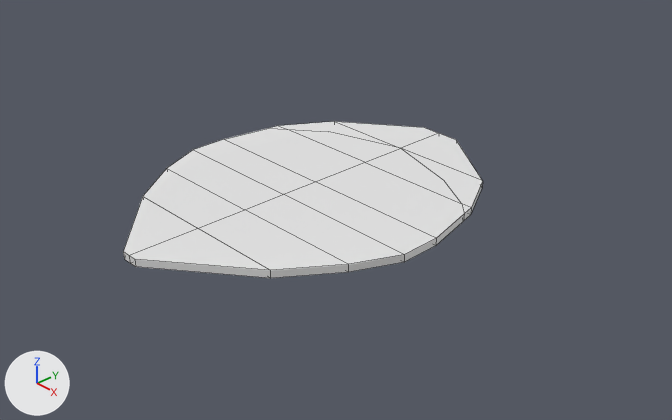
What one commit did to the Blender file Assets/Scenes/Warren/sea turtle.blend.
Before and after are seen from a camera (50 mm lens) standing at (9.02, -8.35, 5.81) and looking at (0.25, -0.28, -0.42). Arrows for +X, +Y and +Z are at lower left; the lights stay in place. The older version comes first. Mesh edges are drawn as thin lines.
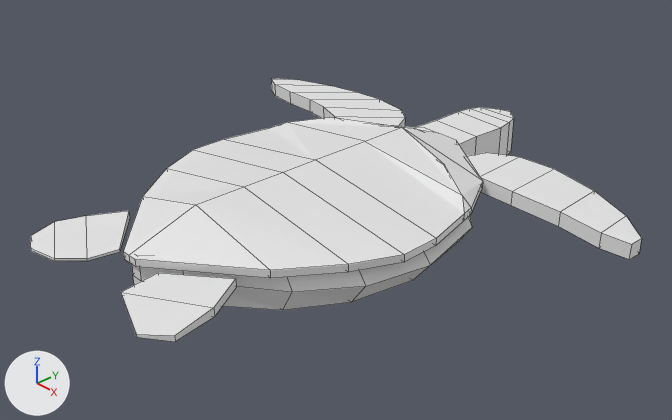
The newer file is also turned or shifted as a whole; pictures and numbers use the older file's frame.

Patch to the scene script:
```diff
--- a/Assets/Scenes/Warren/sea turtle.blend.py
+++ b/Assets/Scenes/Warren/sea turtle.blend.py
@@ me_plane @@
 # used by ob_plane; location = (-0.11, 1.16, 0.0)
 # before: 34 (0.11, -3.65, 0.0) at pixel (197, 228), 35 (0.11, -2.88, 0.0) at pixel (244, 209), 36 (0.11, -2.21, 0.0) at pixel (283, 194), 37 (0.11, -1.62, 0.0) at pixel (315, 181), 38 (0.11, -0.64, 0.0) at pixel (364, 162)
 # before: 39 (0.11, 0.14, 0.0) at pixel (400, 148), 46 (0.12, 0.14, -0.11), 49 (0.12, -3.65, -0.11), 50 (0.12, -2.88, -0.11), 51 (0.12, -2.21, -0.11)
 # before: 52 (0.12, -1.62, -0.11), 53 (0.12, -0.64, -0.11), 59 (1.3, -0.22, -0.11)
-me_plane.from_pydata(...)  # 60 vertices, 56 faces; spans x -2.02..2.39, y -4.68..1.01, z -0.11..0.0
-me_plane.vertices[41].co = (-1.65, -0.67, 0.0)  # pixel (286, 129)
-me_plane.vertices[42].co = (1.97, -0.6, 0.0)  # pixel (461, 203)
-me_plane.vertices[44].co = (1.31, -0.22, 0.0)  # pixel (443, 180)
-me_plane.vertices[45].co = (-1.11, -0.24, 0.0)  # pixel (328, 131)
-me_plane.vertices[47].co = (0.12, -4.67, -0.11)  # pixel (130, 263)
-me_plane.vertices[48].co = (0.12, 1.01, -0.11)
-me_plane.vertices[54].co = (-1.65, -0.67, -0.11)
-me_plane.vertices[56].co = (-1.12, -0.25, -0.11)
-me_plane.vertices[58].co = (1.99, -0.6, -0.11)
+me_plane.from_pydata(...)  # 60 vertices, 56 faces; spans x -2.02..2.39, y -4.68..1.01, z -0.11..0.34
+# me_plane part 1
+for i in [*range(34, 40), 46, *range(49, 54), 59]: me_plane.vertices[i].co += Vector((0.0, 0.0, 0.34))
+me_plane.vertices[41].co = (-1.65, -0.67, 0.12)  # pixel (286, 122)
+me_plane.vertices[42].co = (1.97, -0.6, 0.13)  # pixel (462, 195)
+me_plane.vertices[44].co = (1.31, -0.22, 0.24)  # pixel (444, 164)
+me_plane.vertices[45].co = (-1.1, -0.24, 0.25)  # pixel (329, 117)
+me_plane.vertices[47].co = (0.11, -4.67, -0.11)  # pixel (129, 262)
+me_plane.vertices[48].co = (0.11, 1.01, -0.11)
+me_plane.vertices[54].co = (-1.65, -0.67, 0.05)
+me_plane.vertices[56].co = (-1.12, -0.25, 0.17)
+me_plane.vertices[58].co = (1.99, -0.6, 0.06)
@@ me_plane_006 @@
+me_plane_006.from_pydata(...)  # 24 vertices, 22 faces; spans x -0.47..0.47, y -1.0..0.72, z -0.61..0.0
@@ me_plane_005 @@
+me_plane_005.from_pydata(...)  # 12 vertices, 10 faces; spans x -1.0..0.269, y 0.116..1.568, z -0.175..-0.05
@@ me_plane_004 @@
+me_plane_004.from_pydata(...)  # 16 vertices, 14 faces; spans x 0.814..1.968, y -0.974..0.455, z -0.175..-0.05
@@ me_plane_003 @@
+me_plane_003.from_pydata(...)  # 24 vertices, 22 faces; spans x -1.13..2.05, y -1.39..-0.22, z -0.22..0.0
@@ me_plane_002 @@
+me_plane_002.from_pydata(...)  # 28 vertices, 26 faces; spans x -1.18..2.01, y -0.67..0.49, z -0.22..0.0
@@ me_plane_001 @@
+me_plane_001.from_pydata(...)  # 56 vertices, 53 faces; spans x -2.38..2.1, y -3.3..2.19, z -0.71..0.0
@@ ob_plane_006 @@
+ob_plane_006 = bpy.data.objects.new('Plane.006', me_plane_006)
+ob_plane_006.location = (0.04, 3.05, 0.0)
@@ ob_plane_005 @@
+ob_plane_005 = bpy.data.objects.new('Plane.005', me_plane_005)
+ob_plane_005.location = (1.45, -4.4, 0.0)
@@ ob_plane_004 @@
+ob_plane_004 = bpy.data.objects.new('Plane.004', me_plane_004)
+ob_plane_004.location = (-2.33, -3.28, 0.0)
@@ ob_plane_003 @@
+ob_plane_003 = bpy.data.objects.new('Plane.003', me_plane_003)
+ob_plane_003.location = (1.99, 2.65, 0.0)
@@ ob_plane_002 @@
+ob_plane_002 = bpy.data.objects.new('Plane.002', me_plane_002)
+ob_plane_002.location = (-2.64, 2.07, 0.0)
@@ ob_plane_001 @@
+ob_plane_001 = bpy.data.objects.new('Plane.001', me_plane_001)
+ob_plane_001.location = (0.18, -0.14, 0.0)
```

Changed parts and their boxes [x1, y1, x2, y2] in the pictures (672 x 420 px; the box of a moved part takes in the faces that stretch with it):
'Plane', reshaped
    before: [123, 121, 483, 278]
    after: [123, 117, 483, 278]
'Plane.003', added
    after: [467, 153, 642, 259]
'Plane.001', added
    after: [132, 216, 472, 310]
'Plane.005', added
    after: [121, 273, 236, 342]
'Plane.004', added
    after: [30, 211, 130, 261]
'Plane.002', added
    after: [271, 79, 405, 126]
'Plane.006', added
    after: [417, 107, 514, 156]
part 1 of me_plane, moved or reshaped
    before: [123, 121, 482, 270]
    after: [123, 117, 482, 270]
